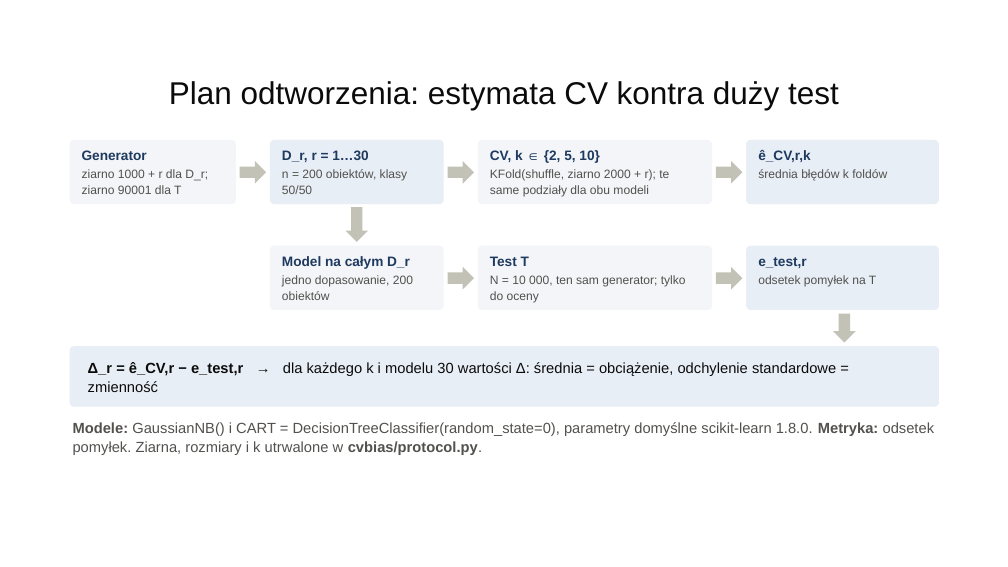
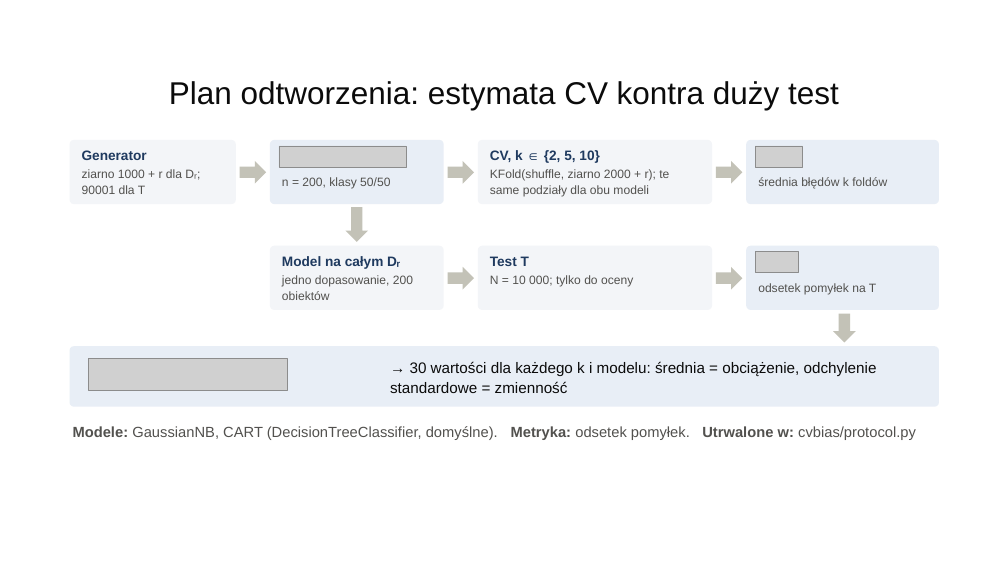
Before and after one commit to FylyppS/rozpoznawanie-wzorcow, a slide deck: slide 8 of etap1/slajdy-etap1.pptx. Drawn at 1008x567 pixels with LibreOffice and Linux fonts; fonts in the diff are those of the drawing; grey boxes stand for pictures; background and template pictures are left out. Boxes give left, top, right and bottom in pixels: in the first picture for what was removed or moved away, otherwise in the second. Text is boxed around its words. In the diff, an @@ line names an element or a change of style, - is before the commit and + after.

```diff
--- a/etap1/slajdy-etap1.pptx
+++ b/etap1/slajdy-etap1.pptx
@@ picture added at bbox=[279, 146, 406, 167] @@
@@ picture added at bbox=[755, 146, 802, 167] @@
@@ text at bbox=[82, 169, 200, 194]: text changed @@
-ziarno 1000 + r dla D_r; ziarno 90001 dla T
+ziarno 1000 + r dla Dᵣ; 90001 dla T
@@ text at bbox=[282, 177, 390, 188]: text changed @@
-D_r, r = 1…30
-n = 200 obiektów, klasy 50/50
+n = 200, klasy 50/50
@@ text "średnia błędów k foldów": place and size @@
-text "średnia błędów k foldów" at bbox=[758, 150, 887, 181]
+text "średnia błędów k foldów" at bbox=[758, 177, 887, 188]
@@ text at bbox=[758, 150, 811, 162]: paragraph removed @@
-ê_CV,r,k
@@ text at bbox=[282, 256, 400, 269]: text changed @@
-Model na całym D_r
+Model na całym Dᵣ
@@ picture added at bbox=[755, 252, 799, 273] @@
@@ text at bbox=[758, 257, 806, 268]: paragraph removed @@
-e_test,r
@@ text at bbox=[490, 275, 633, 287]: text changed @@
-N = 10 000, ten sam generator; tylko do oceny
+N = 10 000; tylko do oceny
@@ text "odsetek pomyłek na T": place and size @@
-text "odsetek pomyłek na T" at bbox=[758, 257, 876, 287]
+text "odsetek pomyłek na T" at bbox=[758, 283, 876, 294]
@@ picture added at bbox=[88, 358, 287, 390] @@
@@ text at bbox=[390, 361, 877, 393]: text changed; size 14 to 14.5 pt @@
-Δ_r = ê_CV,r − e_test,r → dla każdego k i modelu 30 wartości Δ: średnia = obciążenie, odchylenie standardowe = zmienność
+→ 30 wartości dla każdego k i modelu: średnia = obciążenie, odchylenie standardowe = zmienność
@@ text at bbox=[73, 426, 916, 440]: text changed @@
-Modele: GaussianNB() i CART = DecisionTreeClassifier(random_state=0), parametry domyślne scikit‑learn 1.8.0. Metryka: odsetek pomyłek. Ziarna, rozmiary i k utrwalone w cvbias/protocol.py.
+Modele: GaussianNB, CART (DecisionTreeClassifier, domyślne). Metryka: odsetek pomyłek. Utrwalone w: cvbias/protocol.py
```
Also in this commit, not shown: 8 other slides changed, 1 slide added, 2 slides removed, 2 other files.
